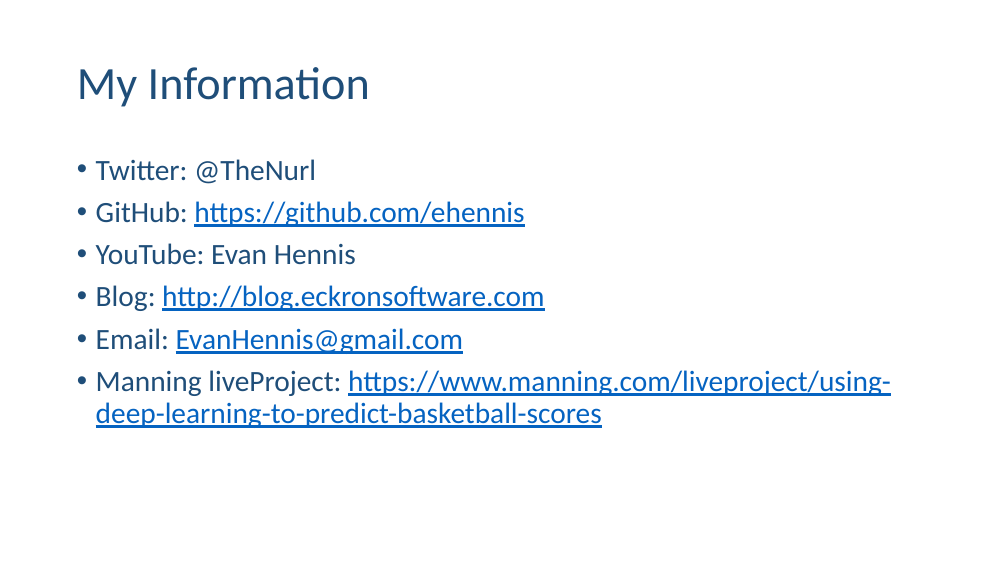
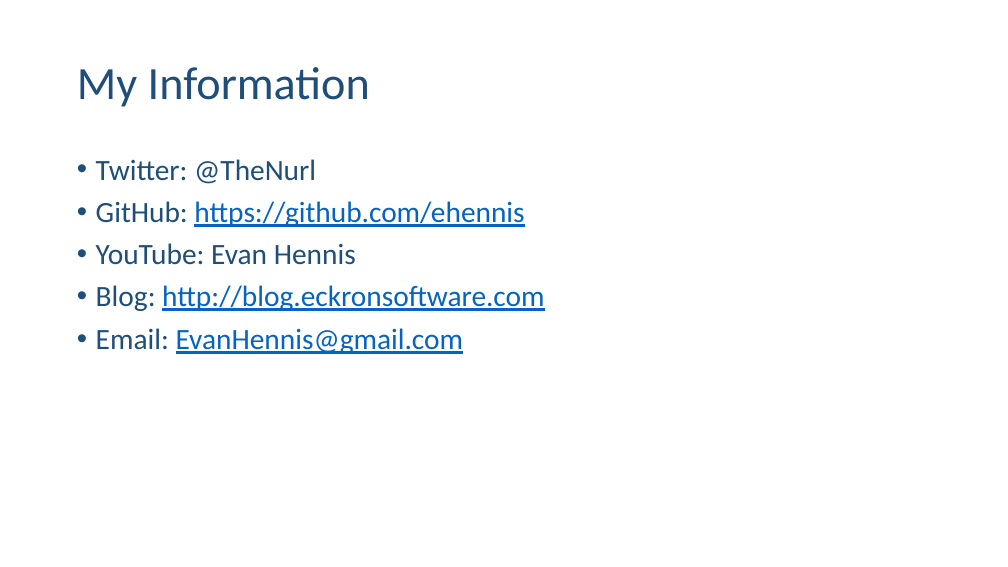
Before and after one commit to ehennis/Blog, a slide deck: slide 19 of WebApplicationFactory/NebraskaCode.pptx. Drawn at 1008x567 pixels with LibreOffice and Linux fonts; fonts in the diff are those of the drawing. Boxes give left, top, right and bottom in pixels: in the first picture for what was removed or moved away, otherwise in the second. Text is boxed around its words. In the diff, an @@ line names an element or a change of style, - is before the commit and + after.

```diff
--- a/WebApplicationFactory/NebraskaCode.pptx
+++ b/WebApplicationFactory/NebraskaCode.pptx
@@ text at (x1=96, y1=370, x2=891, y2=428): paragraph removed @@
-• Manning liveProject: https://www.manning.com/liveproject/using-deep-learning-to-predict-basketball-scores
```
Also in this commit, not shown: 6 other slides changed, 3 other files.
